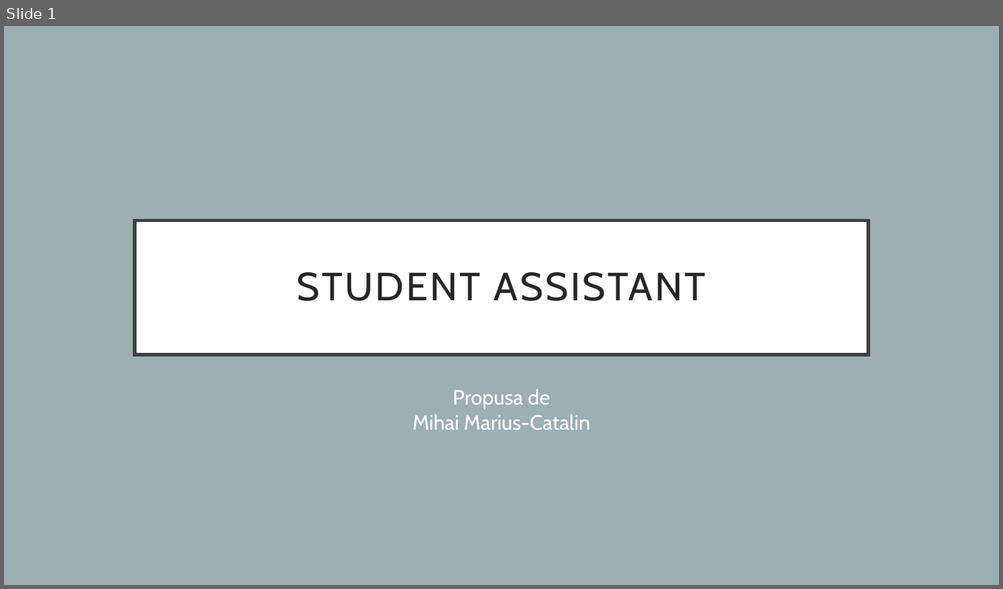
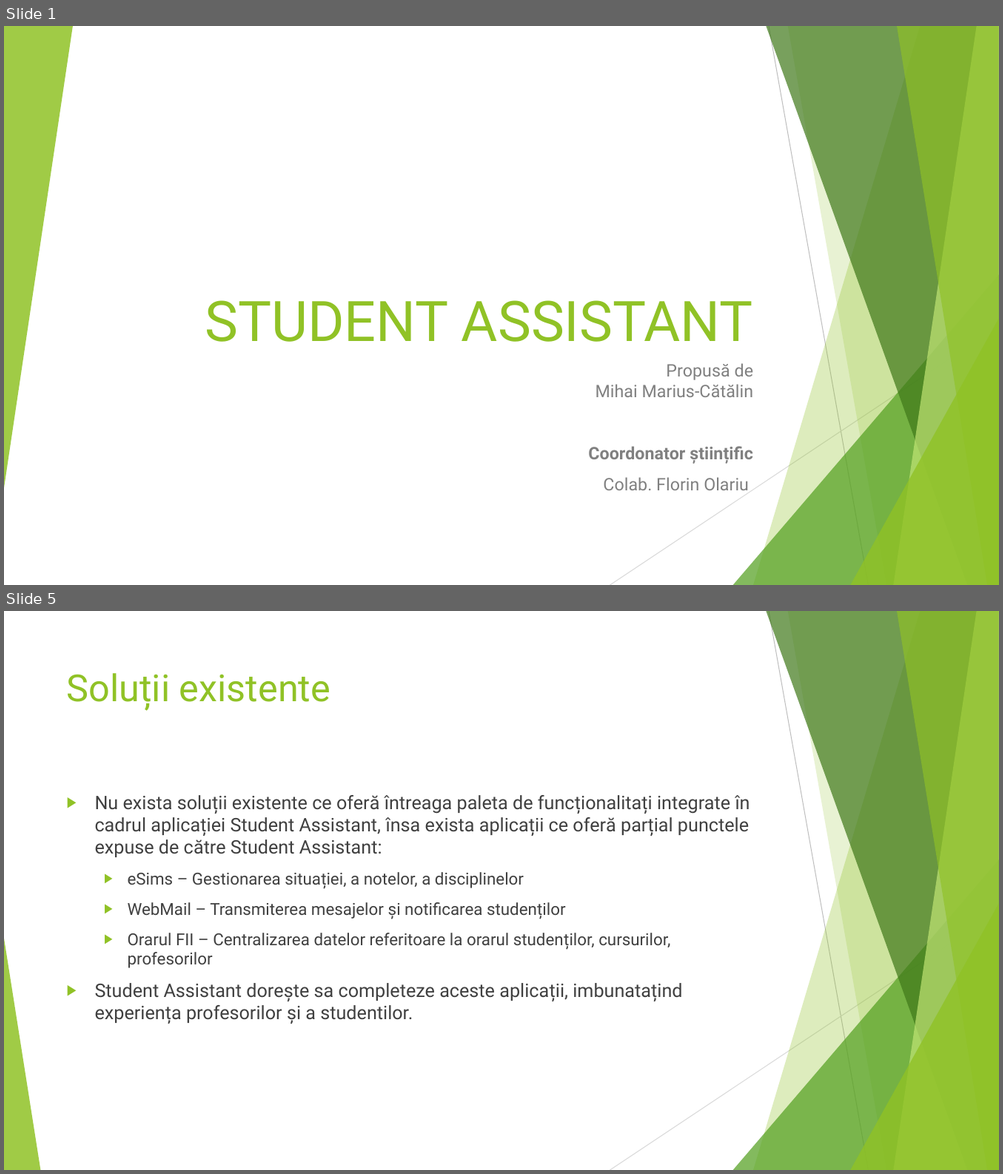
Before and after one commit to MihaiCatalin97/StudentAssistant, a slide deck: Licenta2020MihaiMariusCatalin/Prezentare.pptx. Shown one above the other, each under a label of ours: slide 1 before the commit, slides 1 and 5 after it; the slides between them are not shown. The pictures are 1003x589 and 1003x1174 pixels, drawn with LibreOffice and Linux fonts; fonts in the diff are those of the drawing. Boxes give left, top, right and bottom in pixels: in the first picture for what was removed or moved away, otherwise in the second. Text is boxed around its words. In the diff, an @@ line names an element or a change of style, - is before the commit and + after.

```diff
--- a/Licenta2020MihaiMariusCatalin/Prezentare.pptx
+++ b/Licenta2020MihaiMariusCatalin/Prezentare.pptx
@@ slide 5 added at (x1=4, y1=611, x2=999, y2=1170), background #FFFFFF; not listed: 9 template elements that a slide beside it also shows @@
@@ title added at (x1=67, y1=673, x2=330, y2=710), 36 pt, text #90C226 @@
+Soluții existente
@@ text added at (x1=95, y1=795, x2=750, y2=1024), 18 pt, text #404040 @@
+▶ Nu exista soluții existente ce oferă întreaga paleta de funcționalitați integrate în cadrul aplicației Student Assistant, însa exista aplicații ce oferă parțial punctele expuse de către Student Assistant:
+  ▶ eSims – Gestionarea situației, a notelor, a disciplinelor
+  ▶ WebMail – Transmiterea mesajelor și notificarea studenților
+  ▶ Orarul FII – Centralizarea datelor referitoare la orarul studenților, cursurilor, profesorilor
+▶ Student Assistant dorește sa completeze aceste aplicații, imbunatațind experiența profesorilor și a studentilor.
@@ triangle added at (x1=4, y1=939, x2=40, y2=1170), fill #90C226 at 85% opacity @@
@@ slide 1 changed as well @@
@@ background #9BAFB5 to #FFFFFF @@
@@ group added at (x1=4, y1=26, x2=999, y2=585): 5 freeform shapes, 3 triangles, 2 lines @@
@@ title "STUDENT ASSISTANT" moved from (x1=134, y1=221, x2=868, y2=355) to (x1=205, y1=301, x2=753, y2=342) @@
@@ title "STUDENT ASSISTANT" at (x1=205, y1=301, x2=753, y2=342): size 38 to 54 pt, font Cabin to Roboto, text colour #262626 to #90C226, letter spacing 2 to 0 pt; alignment centre to right; line spacing 0.9 to 1; vertical alignment middle to bottom; fill #FFFFFF to none; outline #404040 3 pt to none @@
@@ subtitle at (x1=588, y1=363, x2=754, y2=491): text changed; size 20 to 16.6 pt; font Cabin to Roboto; text colour #FFFFFF to #808080 @@
-Propusa de
-Mihai Marius-Catalin
+Propusă de
+Mihai Marius-Cătălin
+Coordonator științific
+Colab. Florin Olariu
```
Also in this commit, not shown: 1 other slide changed, 6 other slides added, 5 slides removed, 2 other files.
